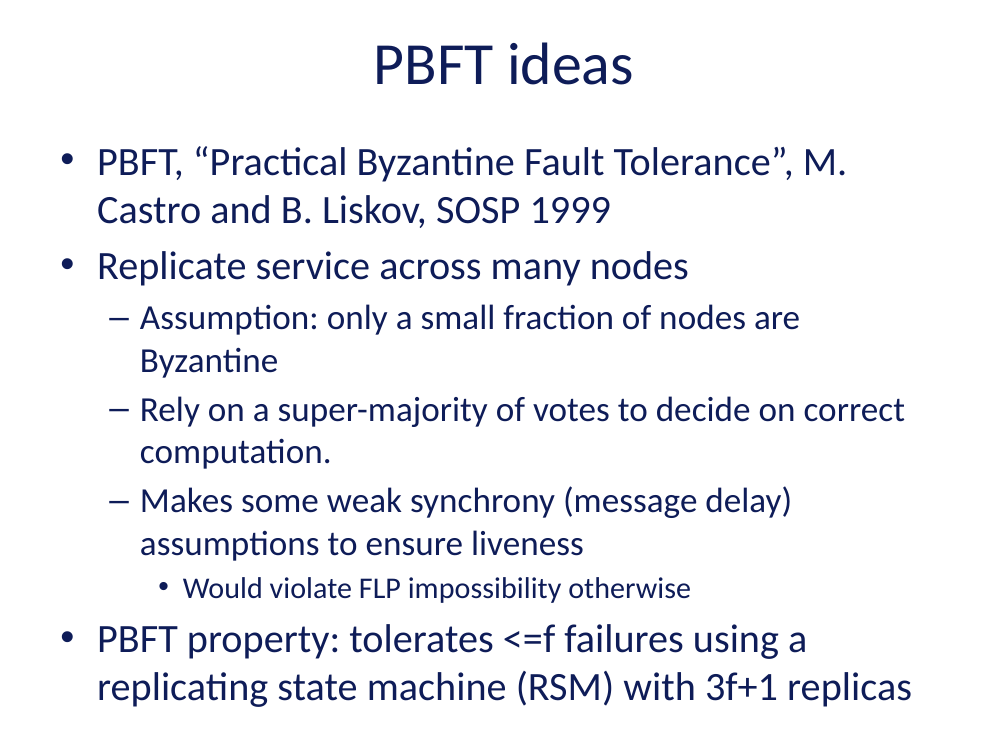
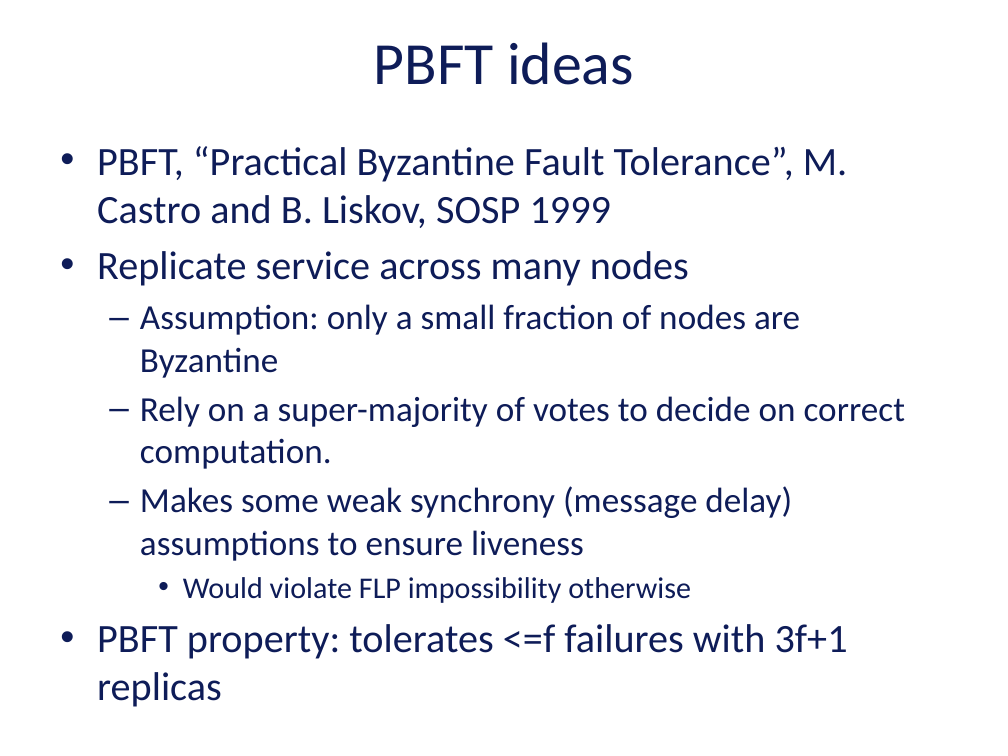
Before and after one commit to vu-resilient-distributed-systems/lectures-fall-2019, a slide deck: slide 96 of Module-5-AvoidingFailures/04_00_SoftwareFaultTolerance.pptx. Drawn at 1008x756 pixels with LibreOffice and Linux fonts; fonts in the diff are those of the drawing; background and template pictures are left out. Boxes give left, top, right and bottom in pixels: in the first picture for what was removed or moved away, otherwise in the second. Text is boxed around its words. In the diff, an @@ line names an element or a change of style, - is before the commit and + after.

```diff
--- a/Module-5-AvoidingFailures/04_00_SoftwareFaultTolerance.pptx
+++ b/Module-5-AvoidingFailures/04_00_SoftwareFaultTolerance.pptx
@@ text at <box>97,624,848,707</box>: text changed @@
-• PBFT property: tolerates <=f failures using a replicating state machine (RSM) with 3f+1 replicas
+• PBFT property: tolerates <=f failures with 3f+1 replicas
```
Also in this commit, not shown: 2 other slides changed, 1 other file.
